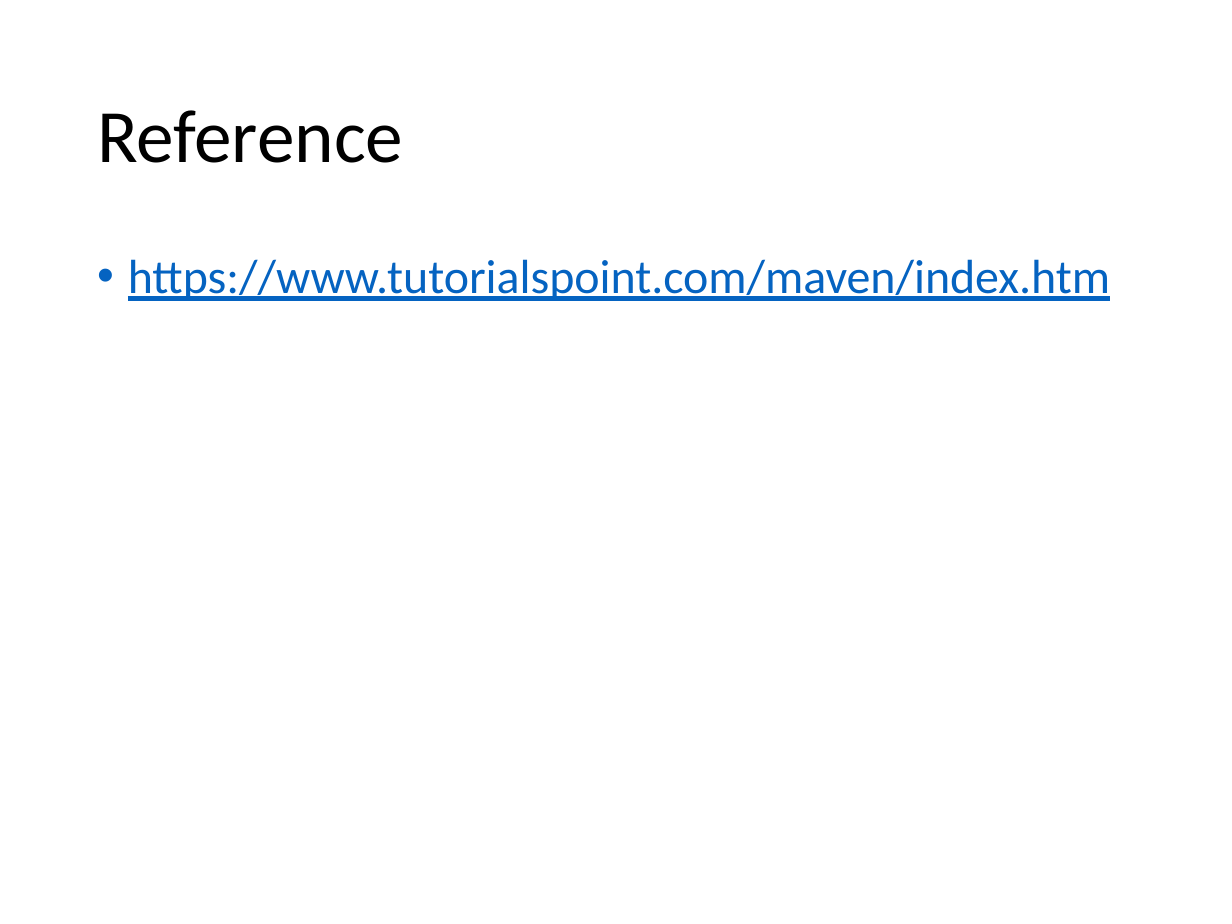
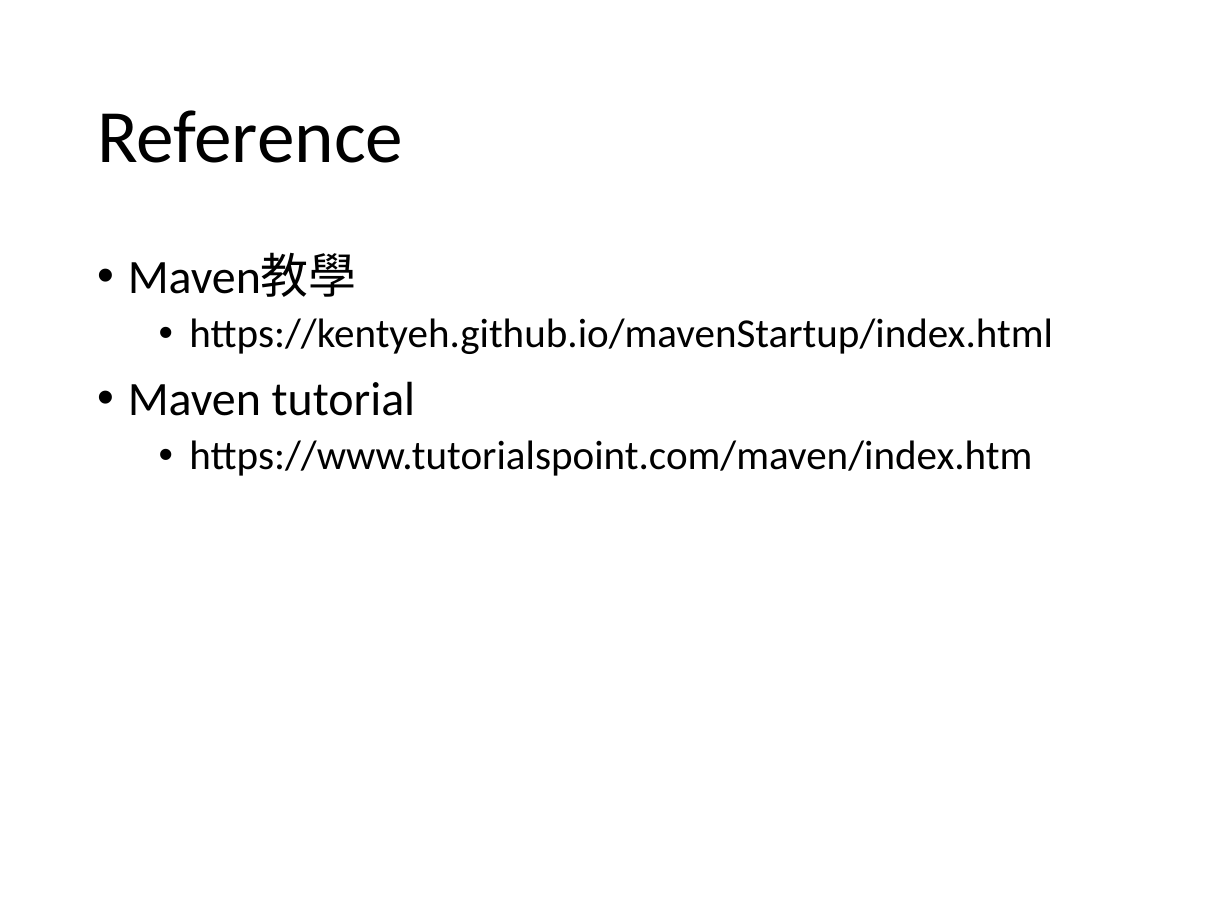
Before and after one commit to lawren43/mytest-repo, a slide deck: slide 134 of test-maven/doc/20191023-Maven Tutorial.pptx (slide 44 before the commit). Drawn at 1232x924 pixels with LibreOffice and Linux fonts; fonts in the diff are those of the drawing. Boxes give left, top, right and bottom in pixels: in the first picture for what was removed or moved away, otherwise in the second. Text is boxed around its words. In the diff, an @@ line names an element or a change of style, - is before the commit and + after.

```diff
--- a/test-maven/doc/20191023-Maven Tutorial.pptx
+++ b/test-maven/doc/20191023-Maven Tutorial.pptx
@@ text at (128, 253, 1053, 416): paragraphs added @@
+• Maven教學
+  • https://kentyeh.github.io/mavenStartup/index.html
+• Maven tutorial
@@ text at (189, 440, 1032, 476): size 28 to 24 pt, text colour #0563C1 to #000000, underline off in "https://www.tutorialspoint.com/maven/index.htm"; list level 1 to 2 in "https://www.tutorialspoint.com/maven/index.htm" @@
```
Also in this commit, not shown: 90 slides added, 9 other files.
